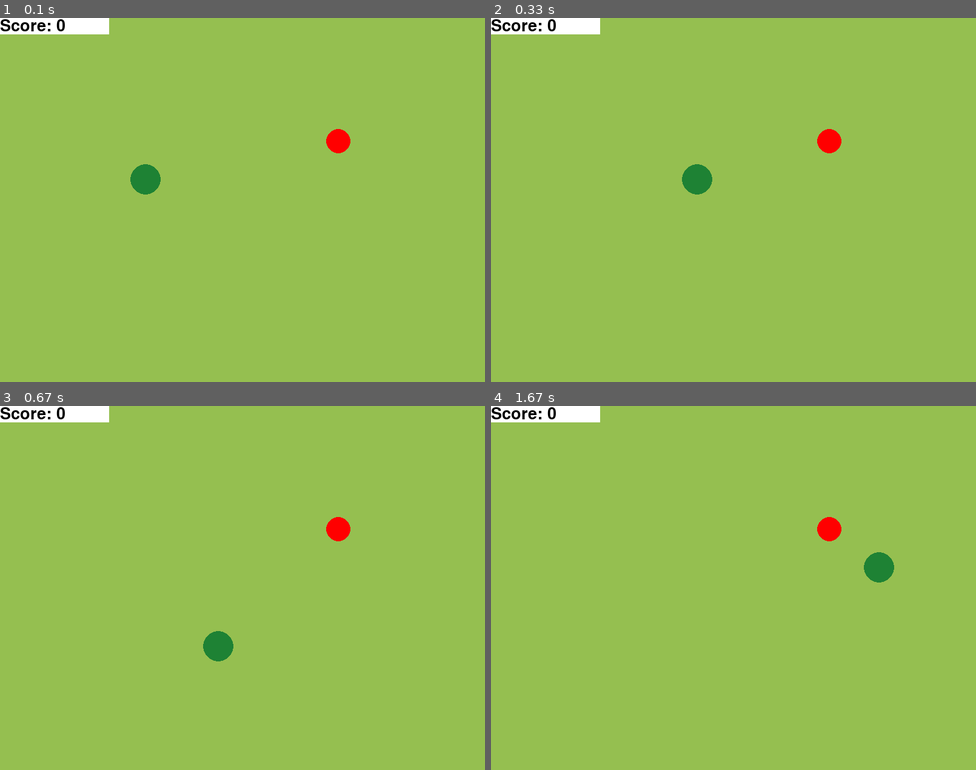
Above: before the commit, frames 1-4 (two rows, left to right).
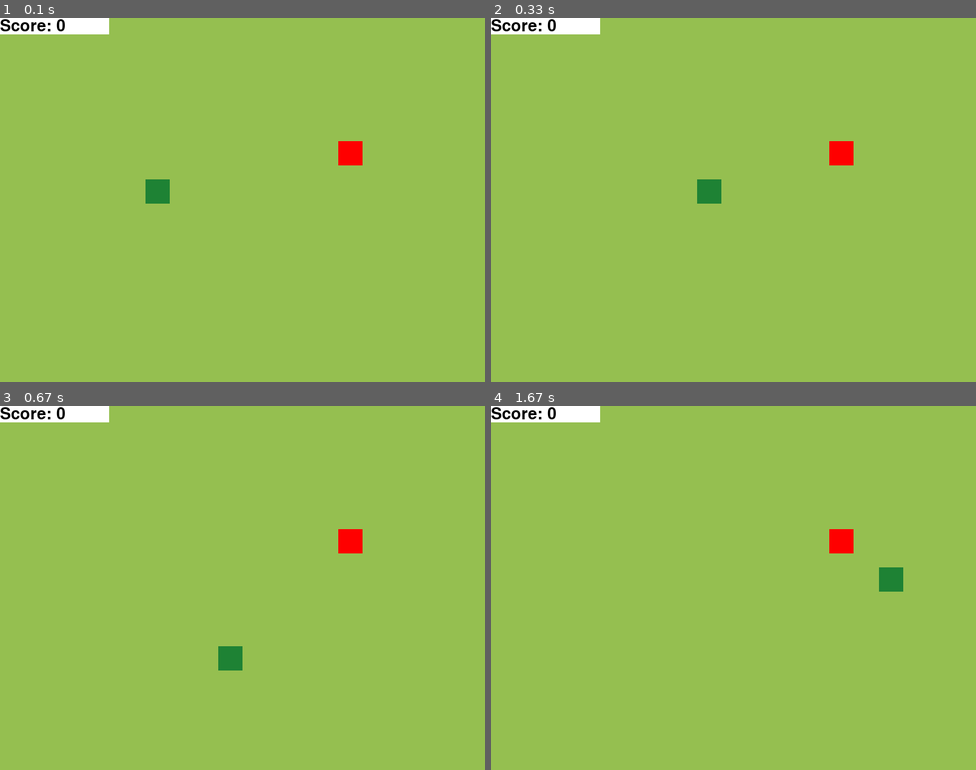
Above: after the commit, the same moments.

Repository: OskarProgrammer/SnakePygame
Game: pygame game, started from snake.py
The game is run twice, just before and just after one commit, with the same random seed, the same clock (stepped at 60 frames per second) and the same inputs.
Inputs:
- Up to frame 1 (0.1 s): no input
- Up to frame 2 (0.33 s): no input
- Up to frame 3 (0.67 s): tap S at 0.33 s
- Up to frame 4 (1.67 s): hold Right 0.67-1.13 s; hold Up 1.17-1.47 s; hold Right from 1.5 s (still down)

The runs differ from the first frame. In frame 1, 1.0% of the frame differs, in the area x 26-75%, y 30-51%; in frame 2, 1.0%; in frame 3, 1.0%; in frame 4, 1.0%.

Commit message:
Fixing collision between "Apple" and "Snake"

Diff:
--- a/snake.py
+++ b/snake.py
@@ -44,7 +44,11 @@
 
                 self.__GAINED = False
 
-            self.check_point()
+            try:
+                self.point()
+                self.check_point()
+            except:
+                pass
 
             if self.check_lose():
                 print(f"You lost, your score: {self.__score}")
@@ -55,12 +59,11 @@
 
                 self.__RUNNING = False
 
-            self.point()
-
             pygame.display.flip()
             self.fps()
 
         self.exit()
+
 
     def end(self):
         self.background()
@@ -89,24 +92,11 @@
 
 
     def check_point(self):
-        I = 0
-
-        for x in range(0,10):
-            if self.__position_point.x+x == self.__position_play.x:
-                I+=1
-                break
-
-        for x in range(0,10):
-            if self.__position_point.y+x == self.__position_play.y:
-                I += 1
-                break
-
-        if I == 2:
+        if self.__player_rect.colliderect(self.__point_rect):
             self.__score += self.__add
             self.__GAINED = True
         else:
-            self.__GAINED = False
-
+            pass
 
     def score_tab(self):
 
@@ -133,11 +123,15 @@
 
 
     def player(self):
-        self.__player = pygame.draw.circle(self.__screen, "#1E8234", self.__position_play, 25)
+        self.__player_rect = pygame.Rect(self.__position_play.x, self.__position_play.y, 40, 40)
+
+        pygame.draw.rect(self.__screen, "#1E8234", self.__player_rect)
 
 
     def point(self):
-        self.__point = pygame.draw.circle(self.__screen , self.__color , self.__position_point , 20) #draw the point circle on the choosen coordinates
+        self.__point_rect = pygame.Rect(self.__position_point.x, self.__position_point.y, 40, 40)
+
+        pygame.draw.rect(self.__screen , self.__color, self.__point_rect) #draw the point circle on the choosen coordinates
 
 
     def movement(self,direction):
